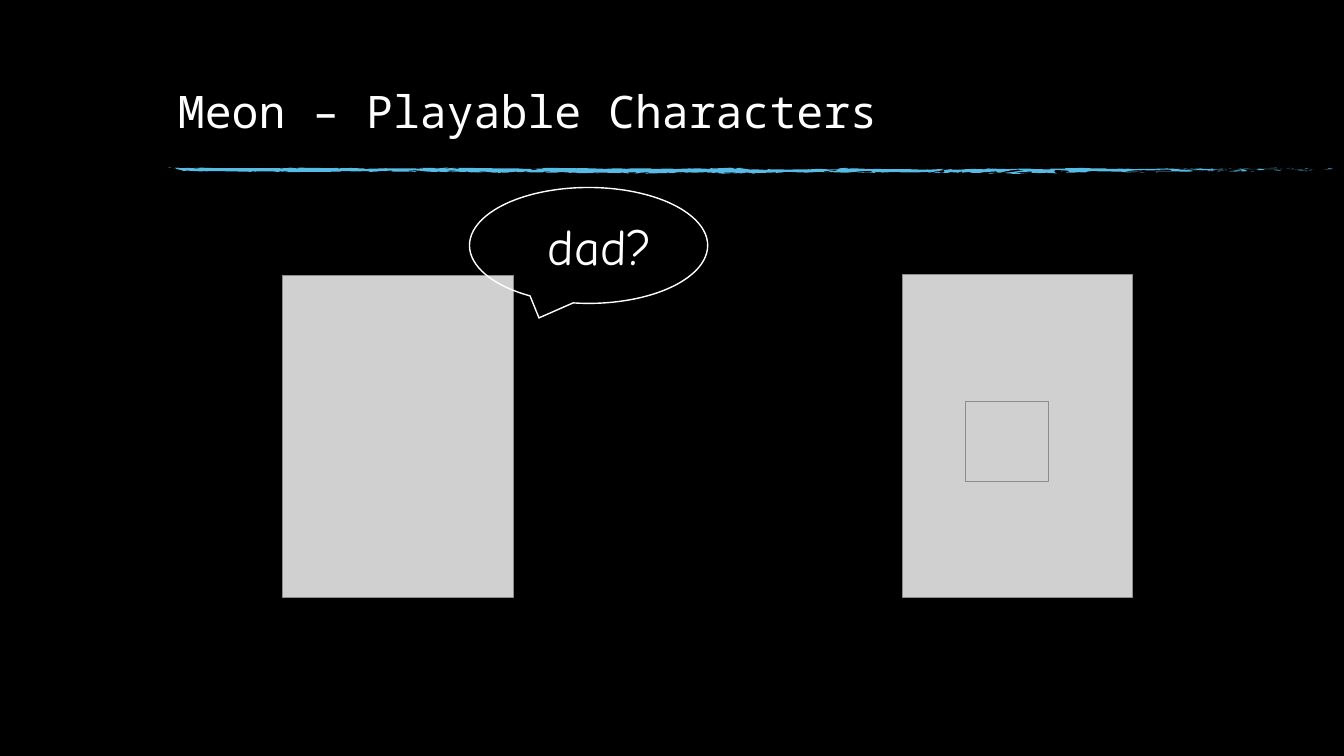
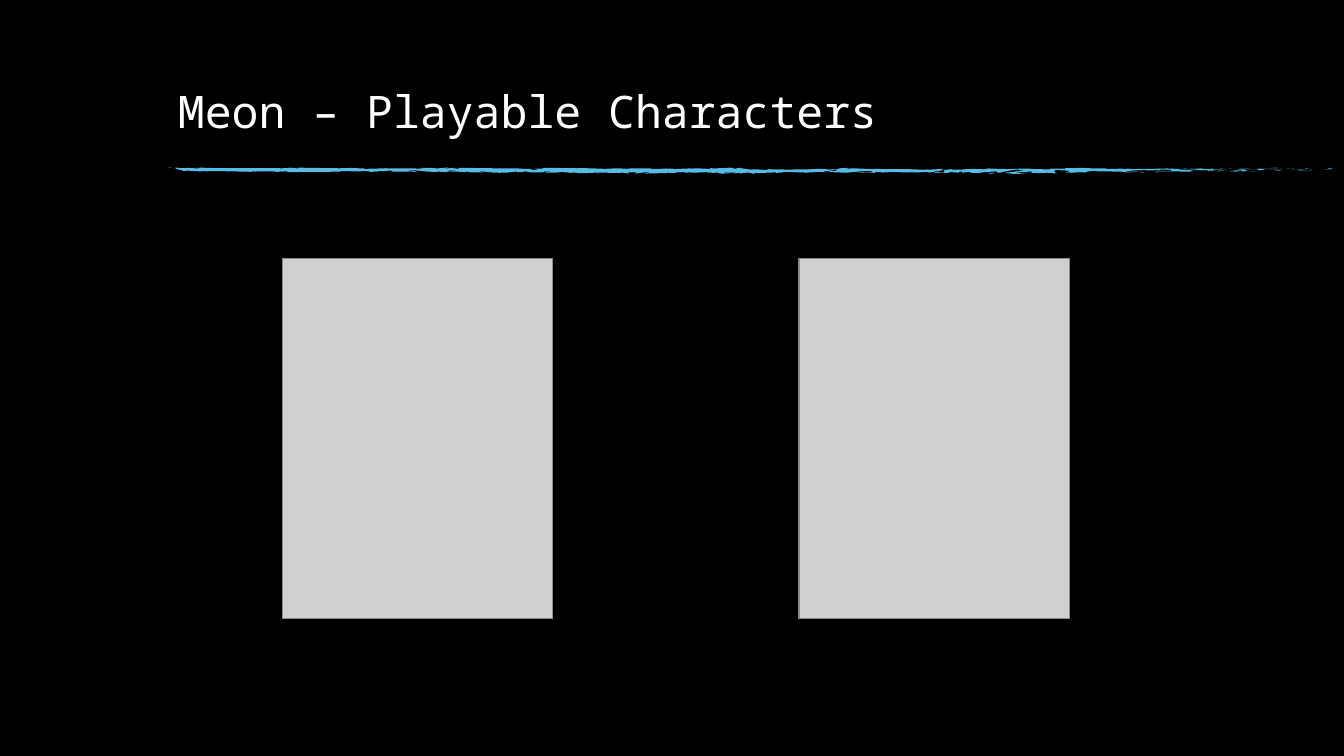
Before and after one commit to Fonns/Meon, a slide deck: slide 5 of Docs/Power Point/Meon - Presentation.pptx. Drawn at 1344x756 pixels with LibreOffice and Linux fonts; fonts in the diff are those of the drawing; grey boxes stand for pictures; background and template pictures are left out. Boxes give left, top, right and bottom in pixels: in the first picture for what was removed or moved away, otherwise in the second. Text is boxed around its words. In the diff, an @@ line names an element or a change of style, - is before the commit and + after.

```diff
--- a/Docs/Power Point/Meon - Presentation.pptx
+++ b/Docs/Power Point/Meon - Presentation.pptx
@@ speech bubble removed at [470, 188, 708, 303] @@
@@ text removed at [548, 229, 653, 266] @@
-dad?
@@ picture: place and size @@
-picture at [283, 275, 513, 598]
+picture at [283, 259, 554, 619]
@@ picture added at [799, 259, 1069, 619] @@
@@ picture removed at [902, 275, 1132, 598] @@
@@ picture removed at [966, 402, 1049, 482] @@
```
Also in this commit, not shown: 1 other slide changed, 17 other files.
